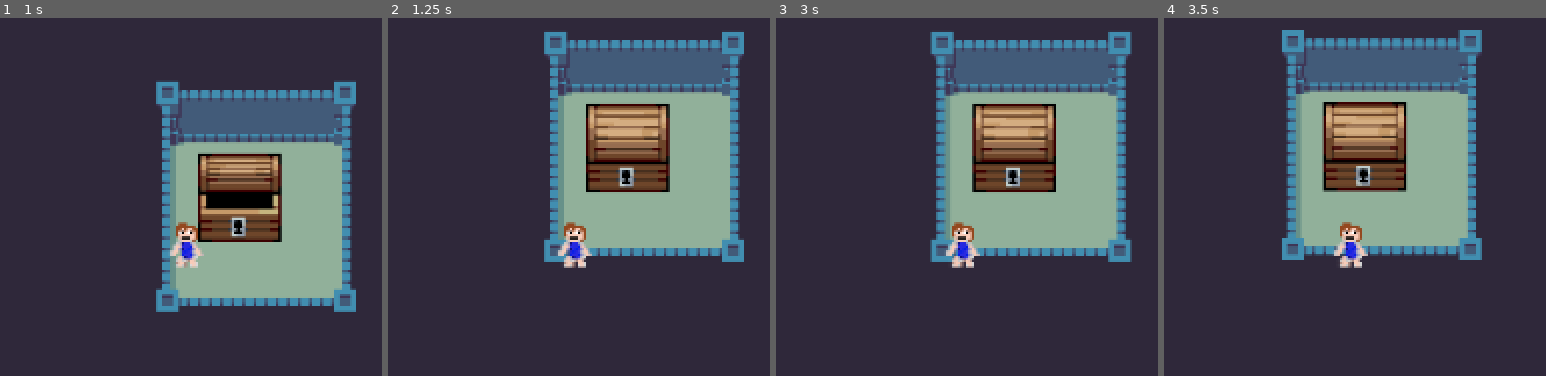
Above: before the commit, frames 1-4 (left to right).
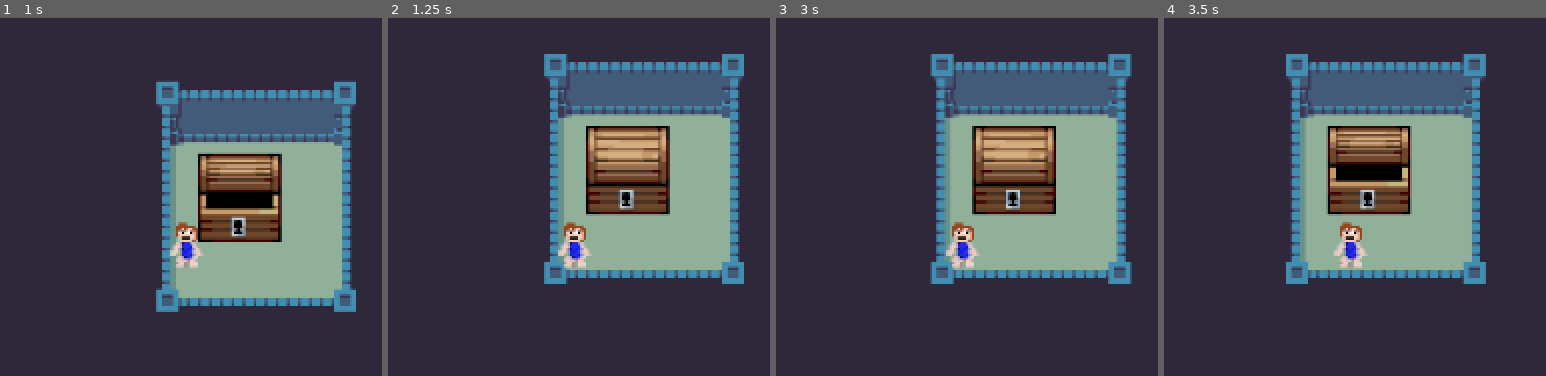
Above: after the commit, the same moments.

Repository: Salkin-Niklas/Tarot_Lite
Game: Godot game, scene res://scenes/world.tscn
Two runs of this game, one before a commit and one after it. Both use one fixed random seed, a clock stepped at 60 frames per second and the inputs below.
Inputs:
- Up to frame 1 (1 s): tap Enter at 0.5 s; hold W from 0.53 s (still down)
- Up to frame 2 (1.25 s): keep holding W
- Up to frame 3 (3 s): tap Space at 2 s; release W at 2.03 s; hold A from 2.03 s (still down); tap Enter at 2.75 s
- Up to frame 4 (3.5 s): keep holding A

Frame 1 is identical in both runs. In frame 2, 18% of the frame differs, in the area x 40-94%, y 3-75%; in frame 3, 18%; in frame 4, 22%, in the area x 30-85%, y 3-75%.

Commit message:
FIX: collision layer in tileset

Diff:
--- a/assets/tiles.tres
+++ b/assets/tiles.tres
@@ -73,7 +73,7 @@
 5:2/0 = 0
 5:2/0/terrain_set = 0
 5:2/0/terrain = 0
-5:2/0/physics_layer_0/polygon_0/points = PackedVector2Array(-8, -8, -8, 8, 0.8992939, 8, 1.0791531, -8)
+5:2/0/physics_layer_0/polygon_0/points = PackedVector2Array(-8, -8, -8, 8, 1, 8, 1, -8)
 5:2/0/terrains_peering_bit/bottom_right_corner = 0
 5:2/0/terrains_peering_bit/bottom_left_corner = 1
 5:2/0/terrains_peering_bit/top_left_corner = 1
@@ -81,7 +81,7 @@
 7:2/0 = 0
 7:2/0/terrain_set = 0
 7:2/0/terrain = 0
-7:2/0/physics_layer_0/polygon_0/points = PackedVector2Array(-1.0791531, -8, -1.2590122, 8, 8, 8, 8, -8)
+7:2/0/physics_layer_0/polygon_0/points = PackedVector2Array(-1, -8, -1, 8, 8, 8, 8, -8)
 7:2/0/terrains_peering_bit/bottom_right_corner = 1
 7:2/0/terrains_peering_bit/bottom_left_corner = 0
 7:2/0/terrains_peering_bit/top_left_corner = 0
@@ -105,7 +105,7 @@
 5:3/0 = 0
 5:3/0/terrain_set = 0
 5:3/0/terrain = 0
-5:3/0/physics_layer_0/polygon_0/points = PackedVector2Array(-8, -8, -8, 8, 8, 8, 8, 6.115198, -1.7985878, 6.115198, -1.7985878, -8)
+5:3/0/physics_layer_0/polygon_0/points = PackedVector2Array(-8, -8, -8, 8, 8, 8, 8, -2, -2, -2, -2, -8)
 5:3/0/terrains_peering_bit/bottom_right_corner = 1
 5:3/0/terrains_peering_bit/bottom_left_corner = 1
 5:3/0/terrains_peering_bit/top_left_corner = 1
@@ -113,7 +113,7 @@
 6:3/0 = 0
 6:3/0/terrain_set = 0
 6:3/0/terrain = 0
-6:3/0/physics_layer_0/polygon_0/points = PackedVector2Array(-8, 6.2950554, 8, 6.2950554, 8, 8, -8, 8)
+6:3/0/physics_layer_0/polygon_0/points = PackedVector2Array(-8, -2, 8, -2, 8, 8, -8, 8)
 6:3/0/terrains_peering_bit/bottom_right_corner = 1
 6:3/0/terrains_peering_bit/bottom_left_corner = 1
 6:3/0/terrains_peering_bit/top_left_corner = 0
@@ -121,7 +121,7 @@
 7:3/0 = 0
 7:3/0/terrain_set = 0
 7:3/0/terrain = 0
-7:3/0/physics_layer_0/polygon_0/points = PackedVector2Array(-1.2590122, -8, -1.2590122, 6.2950554, -8, 6.4749146, -8, 8, 8, 8, 8, -8)
+7:3/0/physics_layer_0/polygon_0/points = PackedVector2Array(-1, -8, -1, -2, -8, -2, -8, 8, 8, 8, 8, -8)
 7:3/0/terrains_peering_bit/bottom_right_corner = 1
 7:3/0/terrains_peering_bit/bottom_left_corner = 1
 7:3/0/terrains_peering_bit/top_left_corner = 0
@@ -280,7 +280,7 @@
 5:0/0/texture_origin = Vector2i(0, 8)
 5:0/0/terrain_set = 0
 5:0/0/terrain = 0
-5:0/0/physics_layer_0/polygon_0/points = PackedVector2Array(-8, -8, 8, -8, 8, 5.3957634, 0.9455905, 5.3870006, 0.9455905, 8, -8, 8)
+5:0/0/physics_layer_0/polygon_0/points = PackedVector2Array(-8, -8, 8, -8, 8, 6, 1, 6, 1, 8, -8, 8)
 5:0/0/terrains_peering_bit/bottom_right_corner = 0
 5:0/0/terrains_peering_bit/bottom_left_corner = 1
 5:0/0/terrains_peering_bit/top_left_corner = 1
@@ -290,7 +290,7 @@
 7:0/0/texture_origin = Vector2i(0, 8)
 7:0/0/terrain_set = 0
 7:0/0/terrain = 0
-7:0/0/physics_layer_0/polygon_0/points = PackedVector2Array(8, -8, -8, -8, -8, 5.3957634, -0.9455905, 5.3870006, -0.9455905, 8, 8, 8)
+7:0/0/physics_layer_0/polygon_0/points = PackedVector2Array(8, -8, -8, -8, -8, 6, -1, 6, -1, 8, 8, 8)
 7:0/0/terrains_peering_bit/bottom_right_corner = 1
 7:0/0/terrains_peering_bit/bottom_left_corner = 0
 7:0/0/terrains_peering_bit/top_left_corner = 1
@@ -300,7 +300,7 @@
 6:0/0/texture_origin = Vector2i(0, 8)
 6:0/0/terrain_set = 0
 6:0/0/terrain = 0
-6:0/0/physics_layer_0/polygon_0/points = PackedVector2Array(-8, -8, 8, -8, 8, 5.3957634, 0.9455905, 5.3870006, -8, 5.3957634, -8, 2.3381634)
+6:0/0/physics_layer_0/polygon_0/points = PackedVector2Array(-8, -8, 8, -8, 8, 6, -8, 6)
 6:0/0/terrains_peering_bit/bottom_right_corner = 0
 6:0/0/terrains_peering_bit/bottom_left_corner = 0
 6:0/0/terrains_peering_bit/top_left_corner = 1
@@ -317,7 +317,7 @@
 8:0/0/texture_origin = Vector2i(0, 8)
 8:0/0/terrain_set = 0
 8:0/0/terrain = 0
-8:0/0/physics_layer_0/polygon_0/points = PackedVector2Array(-0.974247, 8, -0.9169388, 5.129113, 8, 5.071803, 8, 8)
+8:0/0/physics_layer_0/polygon_0/points = PackedVector2Array(-1, 8, -1, 5, 8, 5, 8, 8)
 8:0/0/terrains_peering_bit/bottom_right_corner = 1
 8:0/0/terrains_peering_bit/bottom_left_corner = 0
 8:0/0/terrains_peering_bit/top_left_corner = 0
@@ -327,7 +327,7 @@
 9:0/0/texture_origin = Vector2i(0, 8)
 9:0/0/terrain_set = 0
 9:0/0/terrain = 0
-9:0/0/physics_layer_0/polygon_0/points = PackedVector2Array(0.974247, 8, 0.9169388, 5.129113, -8, 5.071803, -8, 8)
+9:0/0/physics_layer_0/polygon_0/points = PackedVector2Array(0.974247, 8, 1, 5, -8, 5, -8, 8)
 9:0/0/terrains_peering_bit/bottom_right_corner = 0
 9:0/0/terrains_peering_bit/bottom_left_corner = 1
 9:0/0/terrains_peering_bit/top_left_corner = 0
@@ -337,7 +337,7 @@
 8:2/0/texture_origin = Vector2i(0, 8)
 8:2/0/terrain_set = 0
 8:2/0/terrain = 0
-8:2/0/physics_layer_0/polygon_0/points = PackedVector2Array(8, -8, 8, 5.975237, -1.2030687, 5.9752374, -1.1228628, -8)
+8:2/0/physics_layer_0/polygon_0/points = PackedVector2Array(8, -8, 8, 6, -1, 6, -1, -8)
 8:2/0/terrains_peering_bit/bottom_right_corner = 0
 8:2/0/terrains_peering_bit/bottom_left_corner = 0
 8:2/0/terrains_peering_bit/top_left_corner = 0
@@ -347,7 +347,7 @@
 9:2/0/texture_origin = Vector2i(0, 8)
 9:2/0/terrain_set = 0
 9:2/0/terrain = 0
-9:2/0/physics_layer_0/polygon_0/points = PackedVector2Array(-8, 6.001972, -8, -8, 0.974247, -8, 1.0159225, 5.9485025)
+9:2/0/physics_layer_0/polygon_0/points = PackedVector2Array(-8, 6, -8, -8, 1, -8, 1, 6)
 9:2/0/terrains_peering_bit/bottom_right_corner = 0
 9:2/0/terrains_peering_bit/bottom_left_corner = 0
 9:2/0/terrains_peering_bit/top_left_corner = 1
